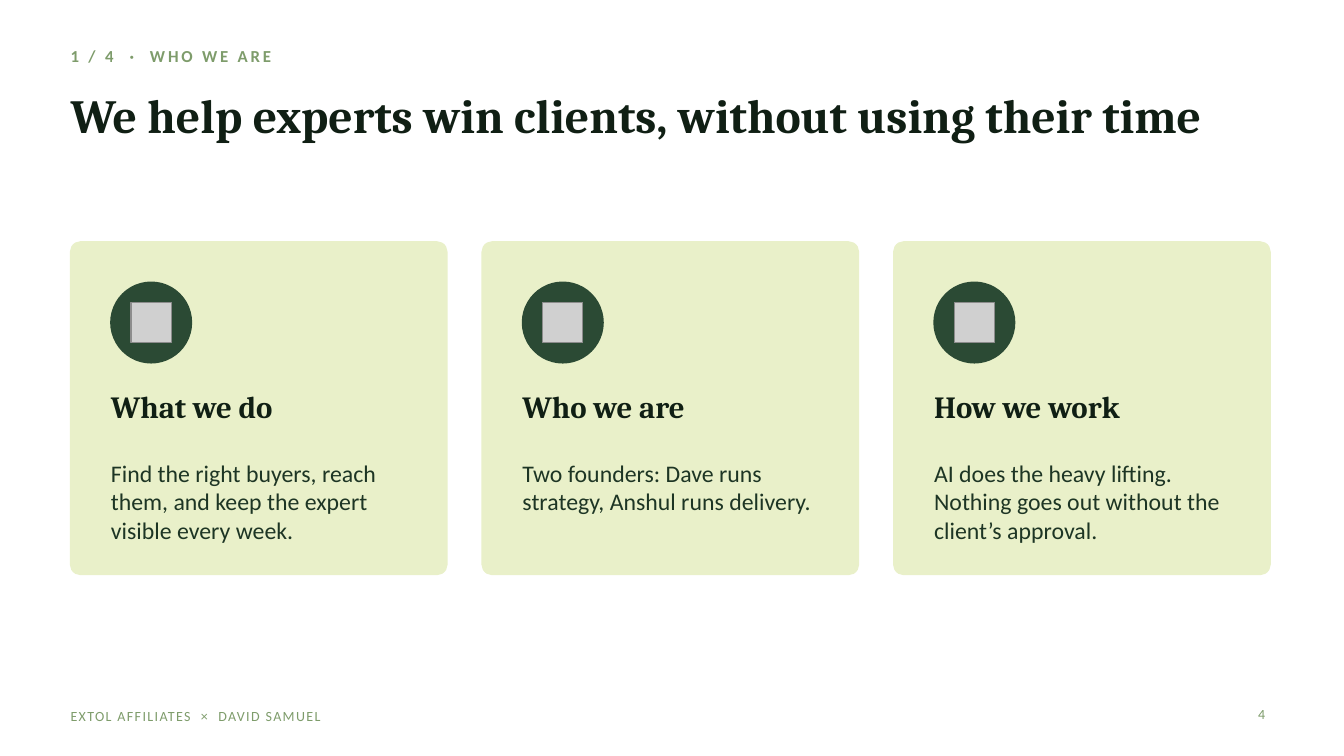
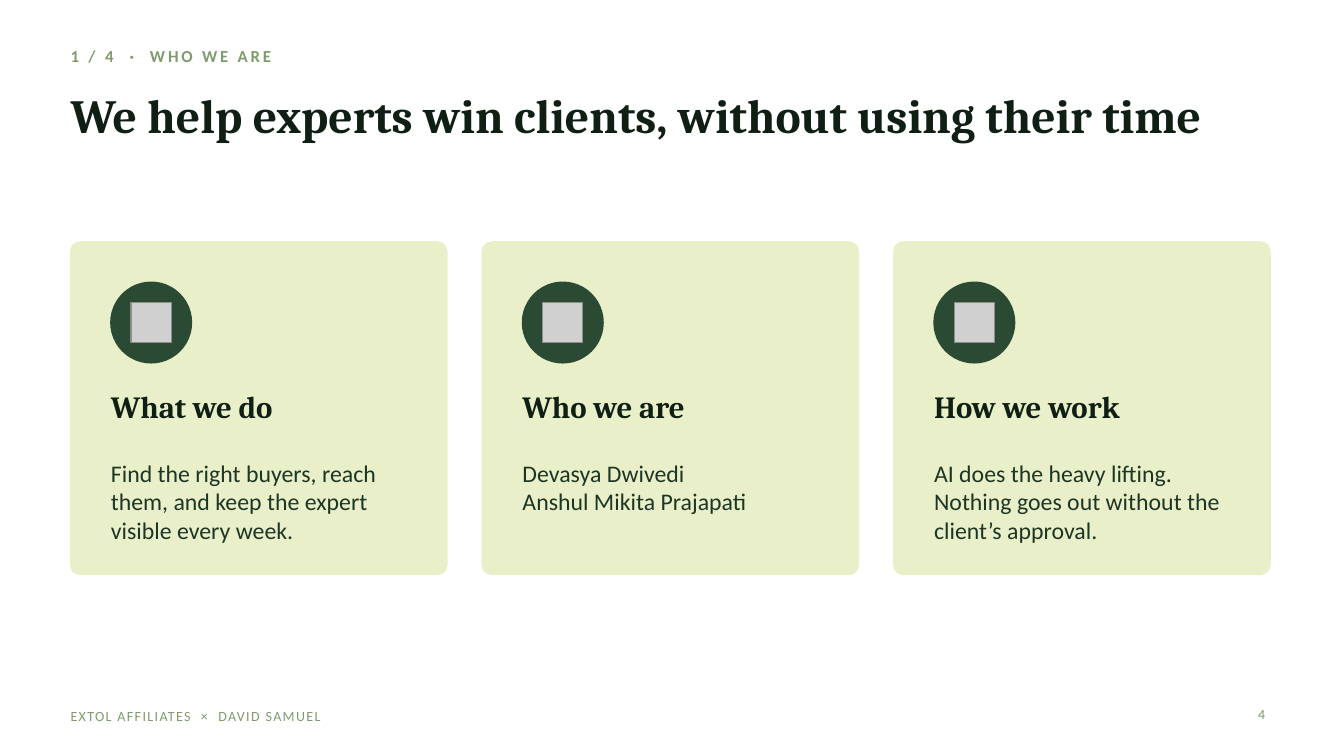
Before and after one commit to extolaffiliates/sales, a slide deck: slide 4 of decks/david-samuel/Extol-x-David-Samuel-Advisory-Briefing.pptx. Drawn at 1344x756 pixels with LibreOffice and Linux fonts; fonts in the diff are those of the drawing; grey boxes stand for pictures. Boxes give left, top, right and bottom in pixels: in the first picture for what was removed or moved away, otherwise in the second. Text is boxed around its words. In the diff, an @@ line names an element or a change of style, - is before the commit and + after.

```diff
--- a/decks/david-samuel/Extol-x-David-Samuel-Advisory-Briefing.pptx
+++ b/decks/david-samuel/Extol-x-David-Samuel-Advisory-Briefing.pptx
@@ text at (522,465,747,514): text changed @@
-Two founders: Dave runs strategy, Anshul runs delivery.
+Devasya Dwivedi
+Anshul Mikita Prajapati
```
Also in this commit, not shown: 1 other file.
